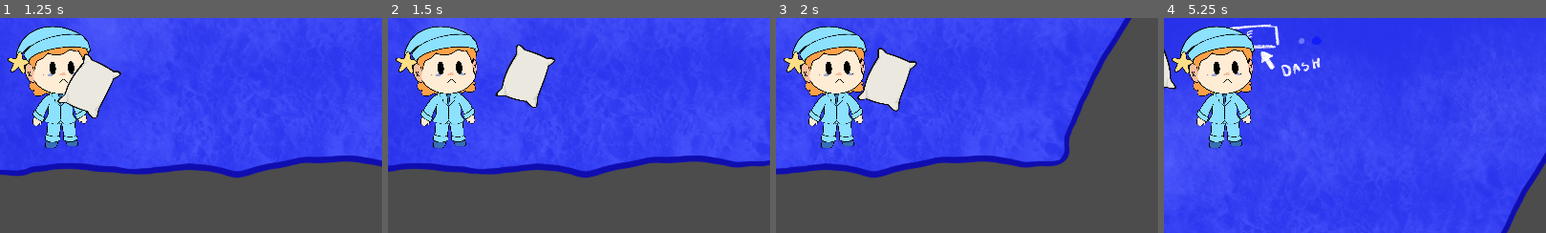
Above: before the commit, frames 1-4 (left to right).
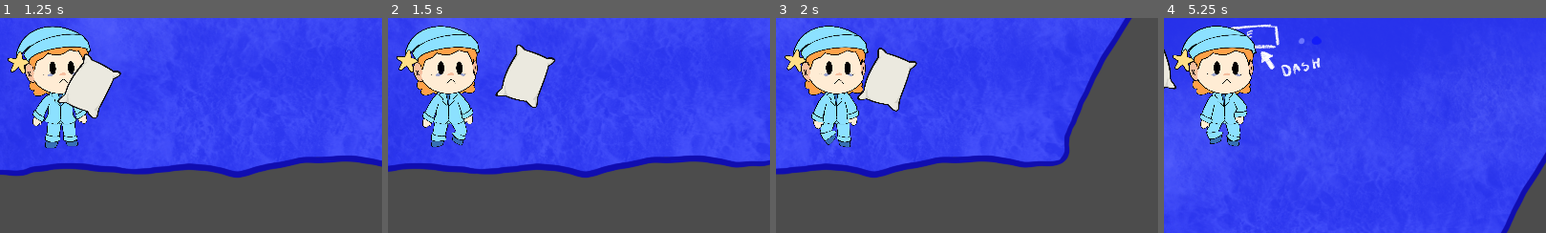
Above: after the commit, the same moments.

Repository: GayFreaks/FiveNightSleep
Game: Godot game, scene res://Main.tscn
Two runs of this game, one before a commit and one after it. Both use one fixed random seed, a clock stepped at 60 frames per second and the inputs below.
Inputs (mouse positions are % of the whole screen's width and height, from its top left):
- Up to frame 1 (1.25 s): click (50, 85) at 0.5 s
- Up to frame 2 (1.5 s): tap Enter at 1.25 s; move the mouse to (72, 45) at 1.27 s; hold D (Move_Right) from 1.28 s (still down); click (72, 45) at 1.42 s
- Up to frame 3 (2 s): keep holding D (Move_Right)
- Up to frame 4 (5.25 s): move the mouse to (30, 55) at 2.02 s; release D (Move_Right) at 2.03 s; hold S (Move_Down) 2.03-2.78 s; click (30, 55) at 2.17 s; move the mouse to (60, 28) at 2.77 s; hold D (Move_Right) 2.78-3.53 s; click (60, 28) at 2.92 s; move the mouse to (45, 70) at 3.52 s; hold W (Move_Up) 3.53-4.28 s; click (45, 70) at 3.67 s; move the mouse to (80, 65) at 4.27 s; hold A (Move_Left) from 4.28 s (still down); click (80, 65) at 4.42 s; move the mouse to (20, 35) at 5.02 s; click (20, 35) at 5.17 s
The pictures show only the part of the screen within x 42-92%, y 31-81%; the shares and areas given below are measured in that part.

Frame 1 is identical in both runs. In frame 2, 1.8% of the frame differs, in the area x 2-25%, y 3-61%; in frame 3, 2.2%; in frame 4, 2.2%.

Commit message:
Fix mouse filter on cat and make player display anim

Diff:
--- a/Enemies/Cat.tscn
+++ b/Enemies/Cat.tscn
@@ -31,10 +31,12 @@
 margin_top = -150.0
 margin_right = 45.0
 margin_bottom = -5.0
+mouse_filter = 2
 
 [node name="HealthBar" type="ProgressBar" parent="Control"]
 anchor_right = 1.0
 margin_bottom = 14.0
+mouse_filter = 2
 
 [node name="AttackDetect" type="Area2D" parent="."]
 
--- a/Player.tscn
+++ b/Player.tscn
@@ -263,8 +263,6 @@
 [node name="UI" type="Control" parent="CanvasLayer"]
 anchor_right = 1.0
 anchor_bottom = 1.0
-margin_right = 1920.0
-margin_bottom = 1080.0
 mouse_filter = 2
 
 [node name="Label" type="Label" parent="CanvasLayer/UI"]
--- a/Scripts/Player.gd
+++ b/Scripts/Player.gd
@@ -13,6 +13,7 @@
 onready var cooldown_display = $CanvasLayer/UI/Cooldown
 onready var cooldown = $ShootCooldown
 onready var death_screen = $CanvasLayer/DeathScreen
+onready var animation = $Sprite/AnimationPlayer
 
 var weapon_index = 0
 var current_weapon = null
@@ -83,6 +84,9 @@
 	velocity = get_input().normalized() * speed
 	velocity = move_and_slide(velocity)
 
+	if round(velocity.length()) != 0:
+		animation.play("JimmyWalk")
+
 	cooldown_display.value = cooldown.time_left/cooldown.wait_time
 
 func damage(amount):
